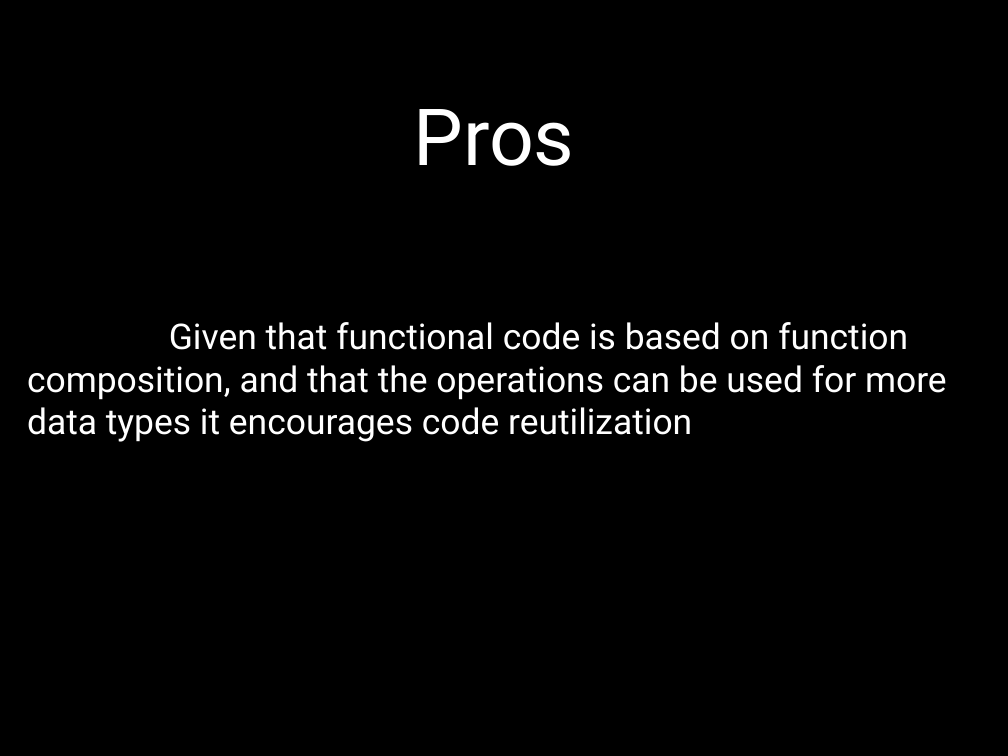
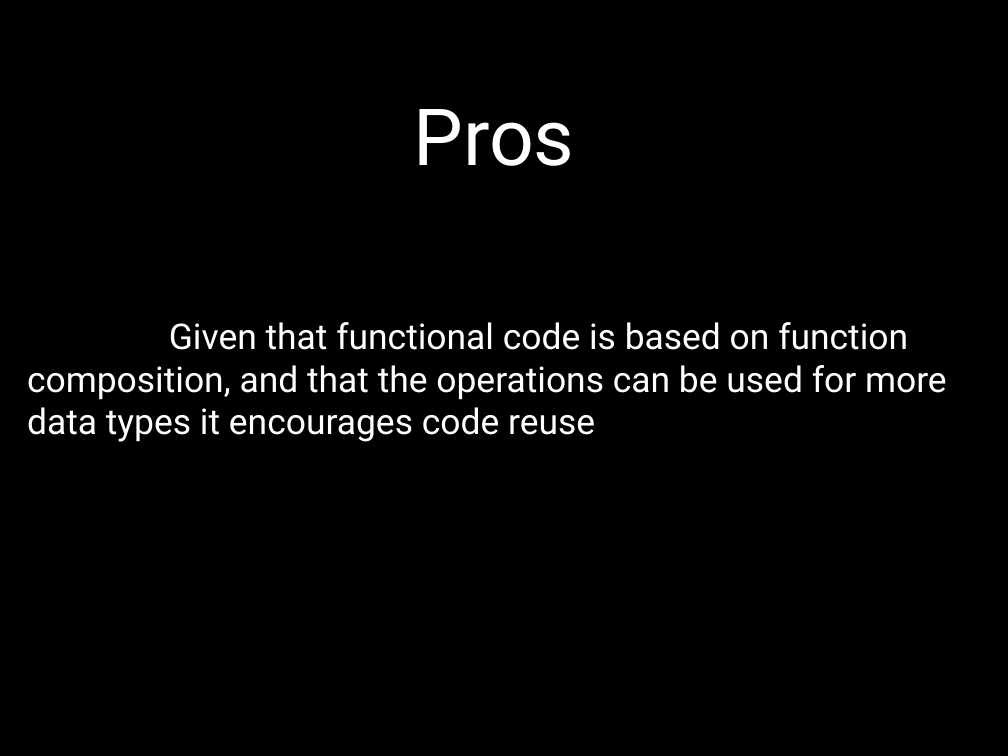
Before and after one commit to EduRomoGO/functional-js-lesson, a slide deck: slide 26 of FunctionalJs.pptx (slide 24 before the commit). Drawn at 1008x756 pixels with LibreOffice and Linux fonts; fonts in the diff are those of the drawing. Boxes give left, top, right and bottom in pixels: in the first picture for what was removed or moved away, otherwise in the second. Text is boxed around its words. In the diff, an @@ line names an element or a change of style, - is before the commit and + after.

Commit message:
improve ppt

```diff
--- a/FunctionalJs.pptx
+++ b/FunctionalJs.pptx
@@ text at (x1=27, y1=322, x2=947, y2=442): text changed @@
-                Given that functional code is based on function composition, and that the operations can be used for more data types it encourages code reutilization
+                Given that functional code is based on function composition, and that the operations can be used for more data types it encourages code reuse
```
Also in this commit, not shown: 2 other slides changed, 3 slides added, 1 slide removed, 1 other file.
